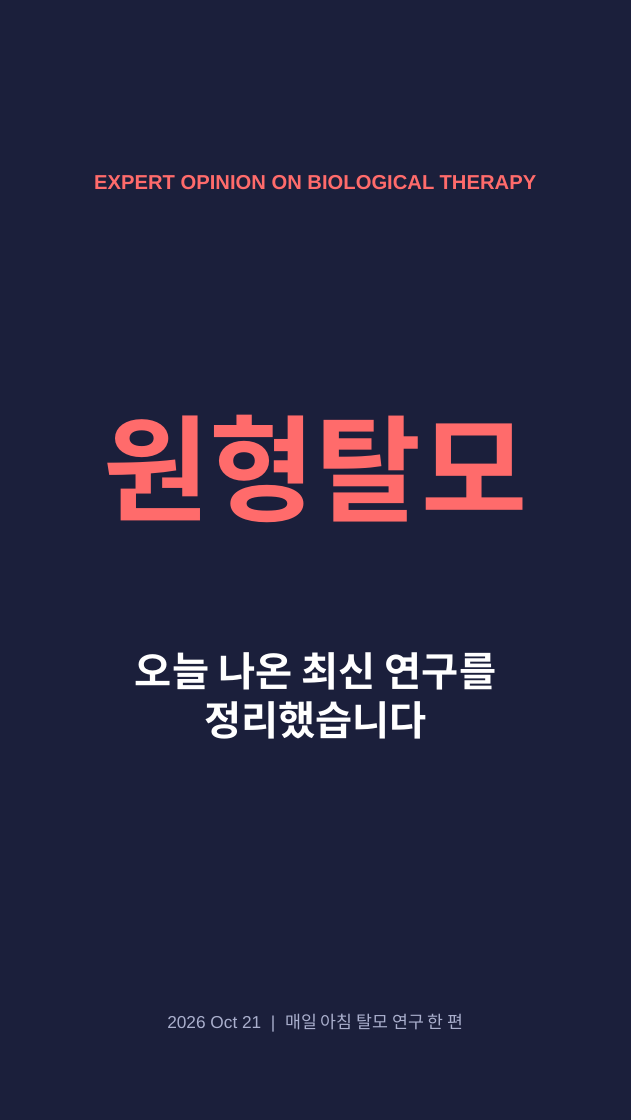
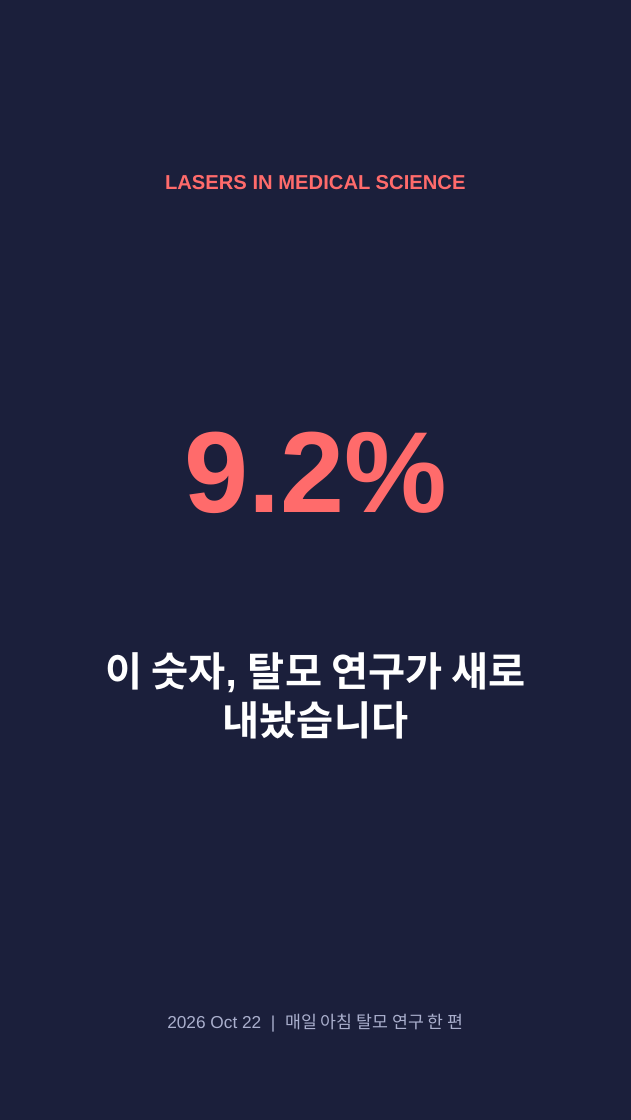
Before and after one commit to hyokang2010-BJ-ANTH/product-builder-test, a slide deck: slide 1 of pwa/data/latest/slides.pptx. Drawn at 631x1120 pixels with LibreOffice and Linux fonts; fonts in the diff are those of the drawing. Boxes give left, top, right and bottom in pixels: in the first picture for what was removed or moved away, otherwise in the second. Text is boxed around its words. In the diff, an @@ line names an element or a change of style, - is before the commit and + after.

```diff
--- a/pwa/data/latest/slides.pptx
+++ b/pwa/data/latest/slides.pptx
@@ text at (165,175,466,190): text changed @@
-EXPERT OPINION ON BIOLOGICAL THERAPY
+LASERS IN MEDICAL SCIENCE
@@ text at (184,431,447,513): text changed @@
-원형탈모
+9.2%
@@ text at (105,652,526,739): text changed @@
-오늘 나온 최신 연구를 정리했습니다
+이 숫자, 탈모 연구가 새로 내놨습니다
@@ text at (167,1013,464,1030): text changed @@
-2026 Oct 21 | 매일 아침 탈모 연구 한 편
+2026 Oct 22 | 매일 아침 탈모 연구 한 편
```
Also in this commit, not shown: 1 other slide changed, 5 slides added, 4 slides removed, 26 other files.
